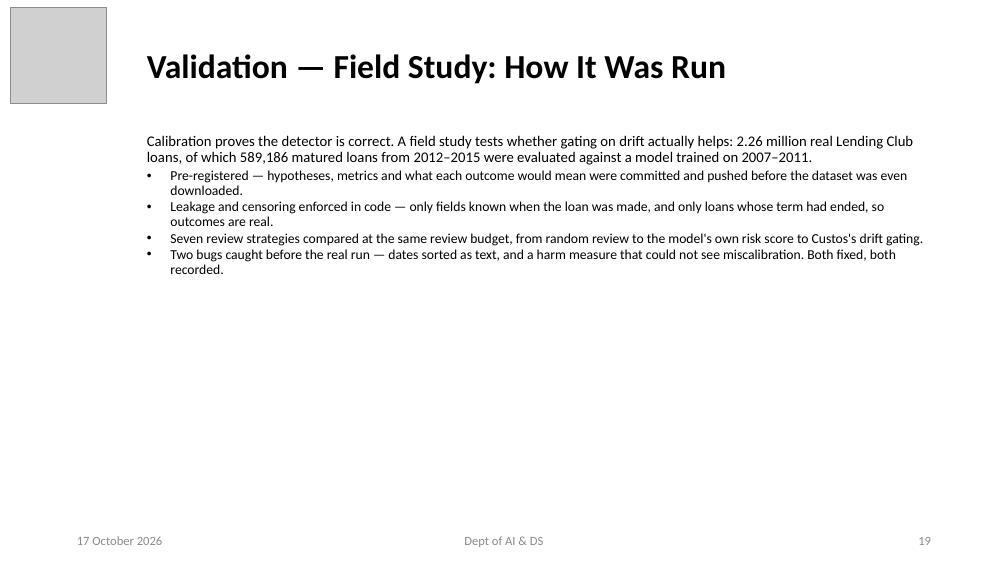
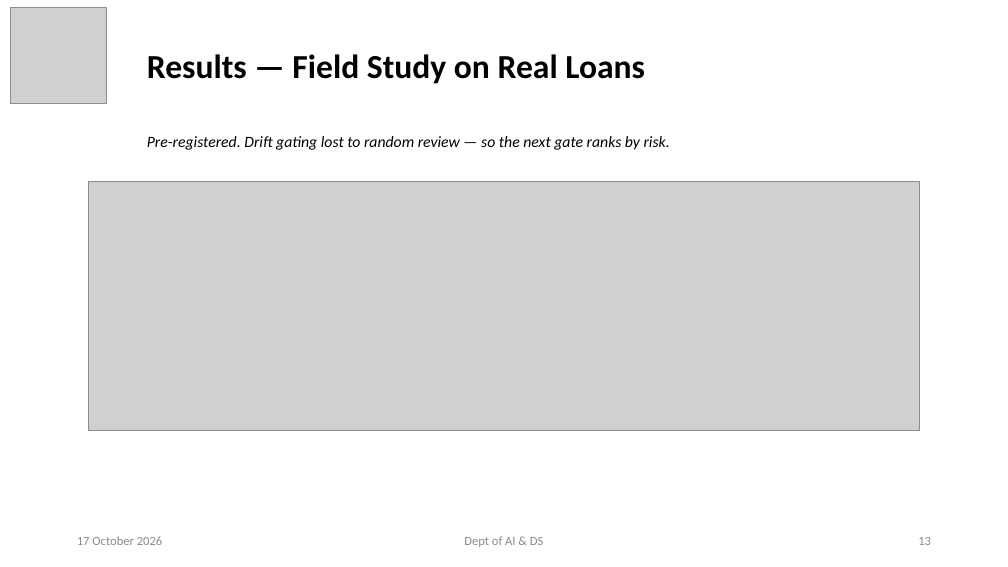
Before and after one commit to ayushpandey0201/custos, a slide deck: slide 13 of docs/presentations/Custos_Phase2_Review2.pptx (slide 19 before the commit). Drawn at 1008x567 pixels with LibreOffice and Linux fonts; fonts in the diff are those of the drawing; grey boxes stand for pictures. Boxes give left, top, right and bottom in pixels: in the first picture for what was removed or moved away, otherwise in the second. Text is boxed around its words. In the diff, an @@ line names an element or a change of style, - is before the commit and + after.

```diff
--- a/docs/presentations/Custos_Phase2_Review2.pptx
+++ b/docs/presentations/Custos_Phase2_Review2.pptx
@@ title at <box>147,54,645,84</box>: text changed @@
-Validation — Field Study: How It Was Run
+Results — Field Study on Real Loans
@@ subtitle at <box>147,136,670,150</box>: text changed; size 13 to 15 pt; italic on @@
-Calibration proves the detector is correct. A field study tests whether gating on drift actually helps: 2.26 million real Lending Club loans, of which 589,186 matured loans from 2012–2015 were evaluated against a model trained on 2007–2011.
-• Pre-registered — hypotheses, metrics and what each outcome would mean were committed and pushed before the dataset was even downloaded.
-• Leakage and censoring enforced in code — only fields known when the loan was made, and only loans whose term had ended, so outcomes are real.
-• Seven review strategies compared at the same review budget, from random review to the model's own risk score to Custos's drift gating.
-• Two bugs caught before the real run — dates sorted as text, and a harm measure that could not see miscalibration. Both fixed, both recorded.
+Pre-registered. Drift gating lost to random review — so the next gate ranks by risk.
@@ picture added at <box>88,181,920,431</box> @@
@@ page number at <box>918,537,931,545</box>: text changed @@
-19
+13
```
Also in this commit, not shown: 13 other slides changed, 1 slide added, 11 slides removed, 8 other files.
